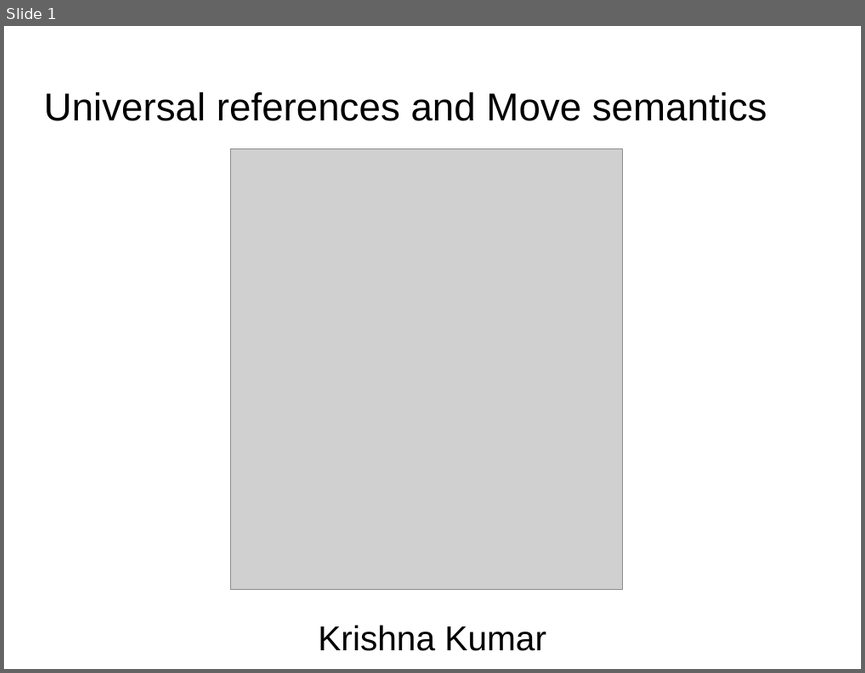
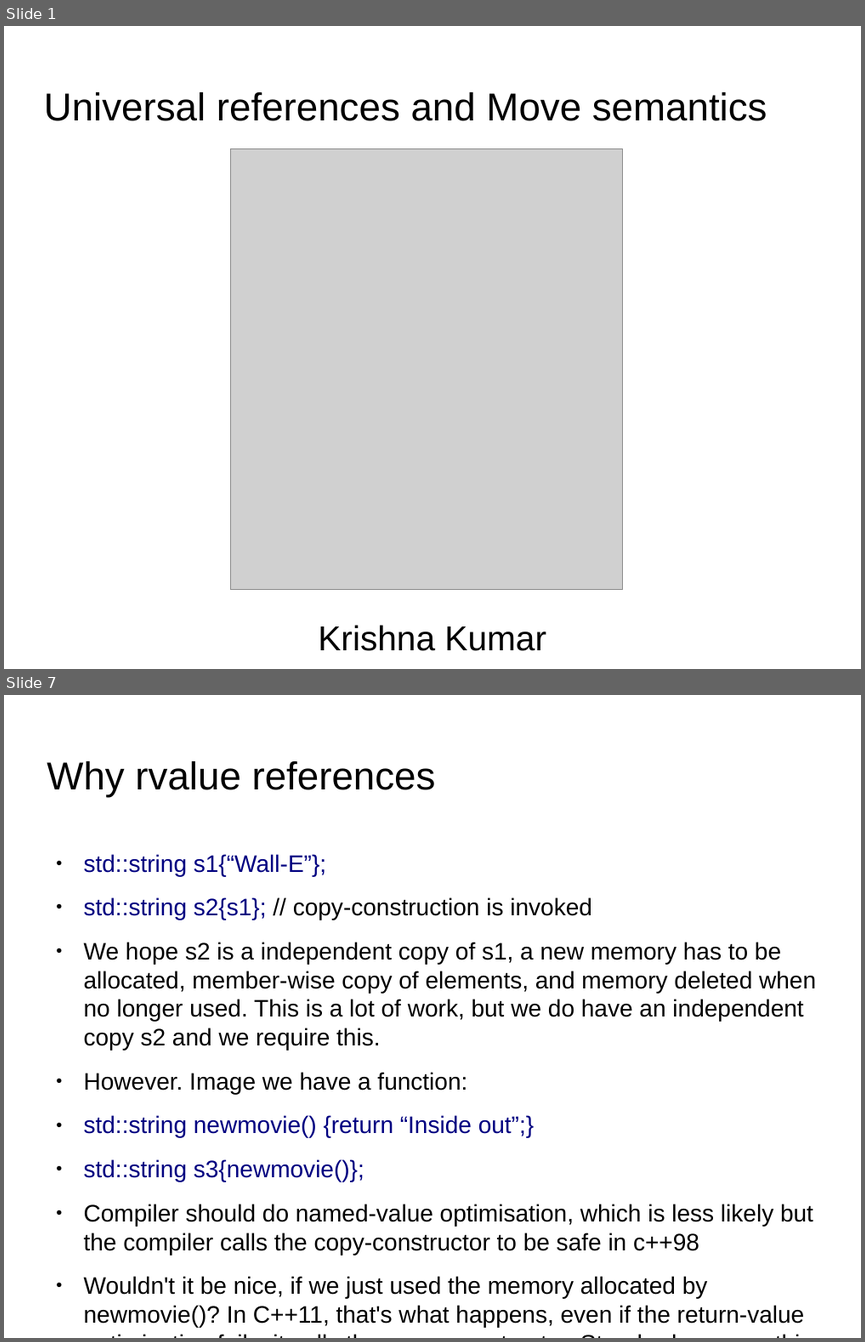
Before and after one commit to kks32/cpp-software-development, a slide deck: Ex16_Rvalue_Move_Semantics/Ex16_Rvalue_Move_Semantics.odp. Shown one above the other, each under a label of ours: slide 1 before the commit, slides 1 and 7 after it; the slides between them are not shown. The pictures are 865x673 and 865x1342 pixels, drawn with LibreOffice and Linux fonts; fonts in the diff are those of the drawing; grey boxes stand for pictures; background and template pictures are left out. Boxes give left, top, right and bottom in pixels: in the first picture for what was removed or moved away, otherwise in the second. Text is boxed around its words. In the diff, an @@ line names an element or a change of style, - is before the commit and + after.

```diff
--- a/Ex16_Rvalue_Move_Semantics/Ex16_Rvalue_Move_Semantics.odp
+++ b/Ex16_Rvalue_Move_Semantics/Ex16_Rvalue_Move_Semantics.odp
@@ slide 7 added at (4,695,861,1338), background picture (left out) @@
@@ title added at (46,761,436,798), 36 pt, text #000000 @@
+Why rvalue references
@@ text added at (84,854,816,1327), 22.1 pt, text #000000 @@
+● std::string s1{“Wall-E”};
+● std::string s2{s1}; // copy-construction is invoked
+● We hope s2 is a independent copy of s1, a new memory has to be allocated, member-wise copy of elements, and memory deleted when no longer used. This is a lot of work, but we do have an independent copy s2 and we require this.
+● However. Image we have a function:
+● std::string newmovie() {return “Inside out”;}
+● std::string s3{newmovie()};
+● Compiler should do named-value optimisation, which is less likely but the compiler calls the copy-constructor to be safe in c++98
+● Wouldn't it be nice, if we just used the memory allocated by newmovie()? In C++11, that's what happens, even if the return-value optimisation fails, it calls the move constructor. Standard ensures this happens!
```
Also in this commit, not shown: 1 slide changed, 4 other slides added, 2 other files.
